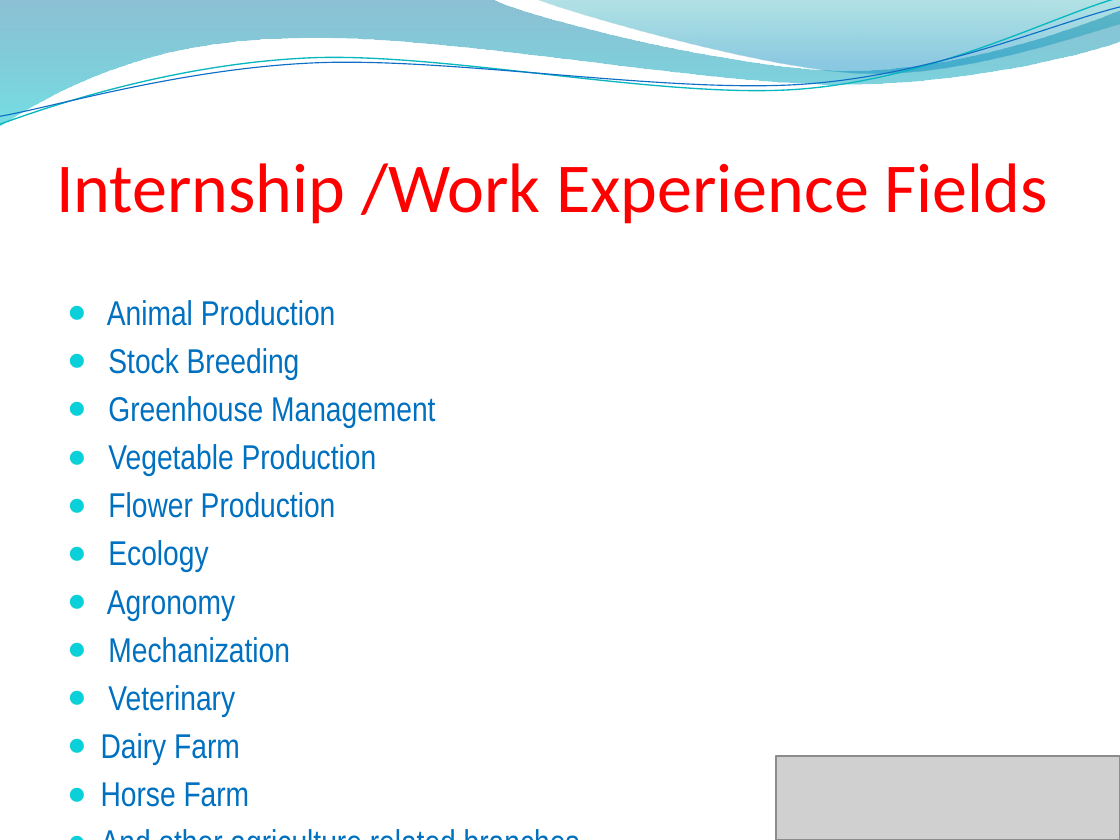
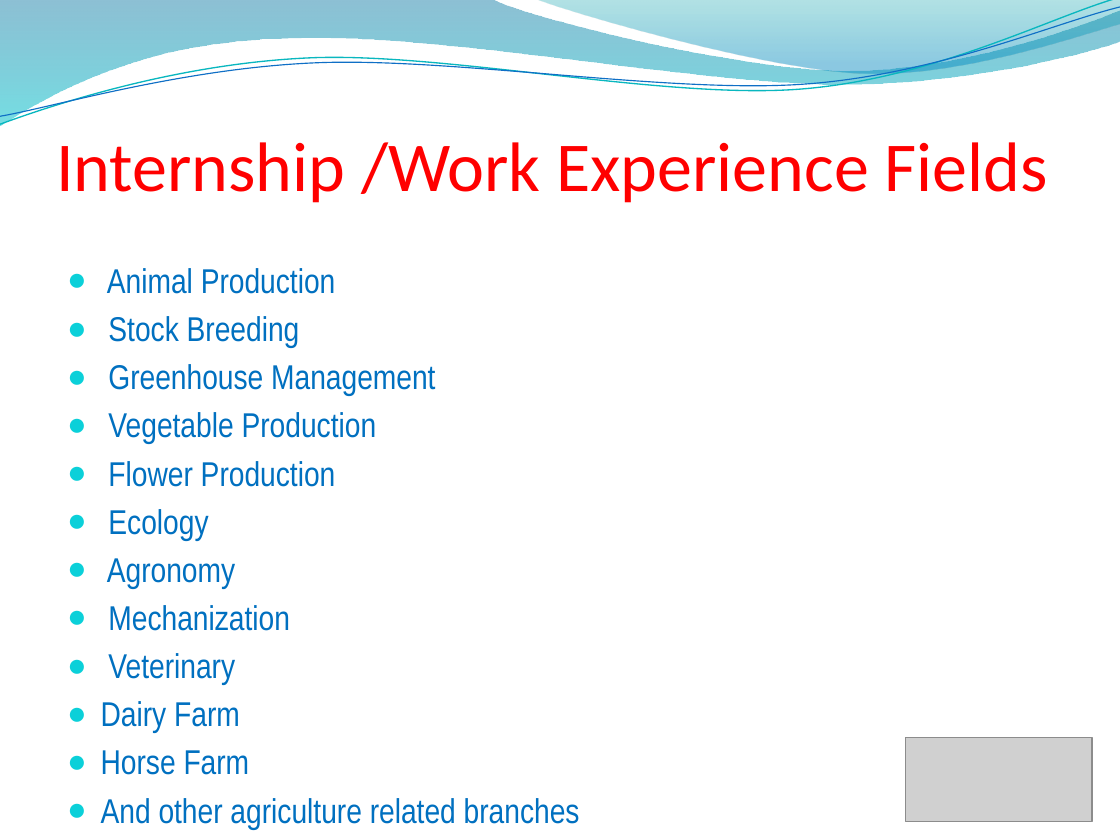
Before and after one commit to revatidongare/Agriculture_Institute, a slide deck: slide 2 of Agricultural & Horticultural Work Experience In Germany & Australia.pptx. Drawn at 1120x840 pixels with LibreOffice and Linux fonts; fonts in the diff are those of the drawing; grey boxes stand for pictures; background and template pictures are left out. Boxes give left, top, right and bottom in pixels: in the first picture for what was removed or moved away, otherwise in the second. Text is boxed around its words. In the diff, an @@ line names an element or a change of style, - is before the commit and + after.

```diff
--- a/Agricultural & Horticultural Work Experience In Germany & Australia.pptx
+++ b/Agricultural & Horticultural Work Experience In Germany & Australia.pptx
@@ title "Internship /Work Experience Fields": place and size @@
-title "Internship /Work Experience Fields" at bbox=[56, 163, 1048, 224]
+title "Internship /Work Experience Fields" at bbox=[56, 142, 1048, 203]
@@ text "Animal Production" rewrapped from bbox=[101, 300, 435, 807] to bbox=[101, 268, 580, 829] @@
@@ picture: place and size @@
-picture at bbox=[776, 756, 1120, 840]
+picture at bbox=[905, 737, 1092, 821]
```
Also in this commit, not shown: 1 other slide changed, 11 other files.
